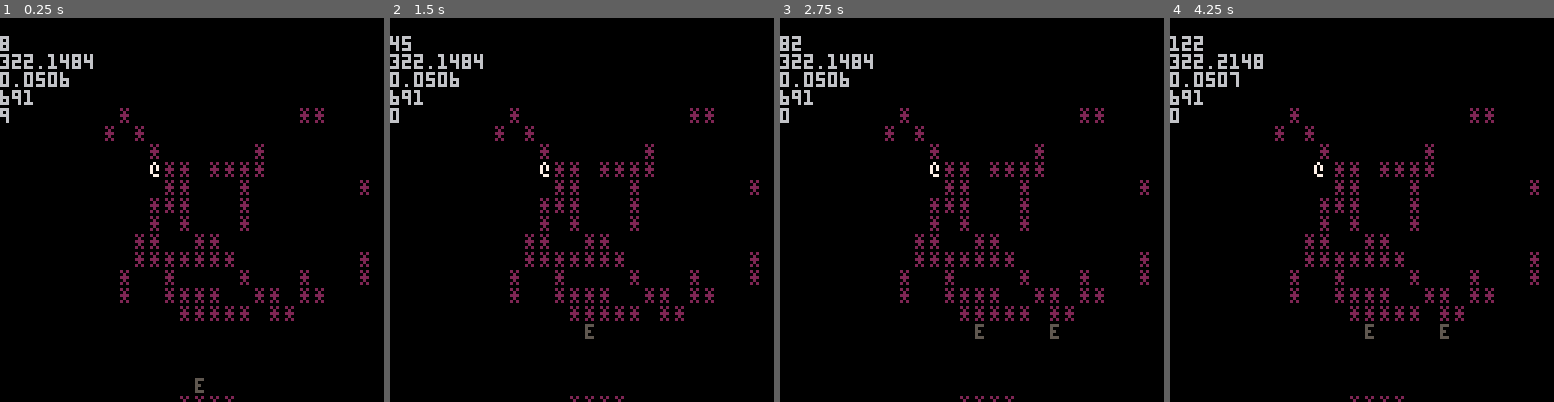
Above: before the commit, frames 1-4 (left to right).
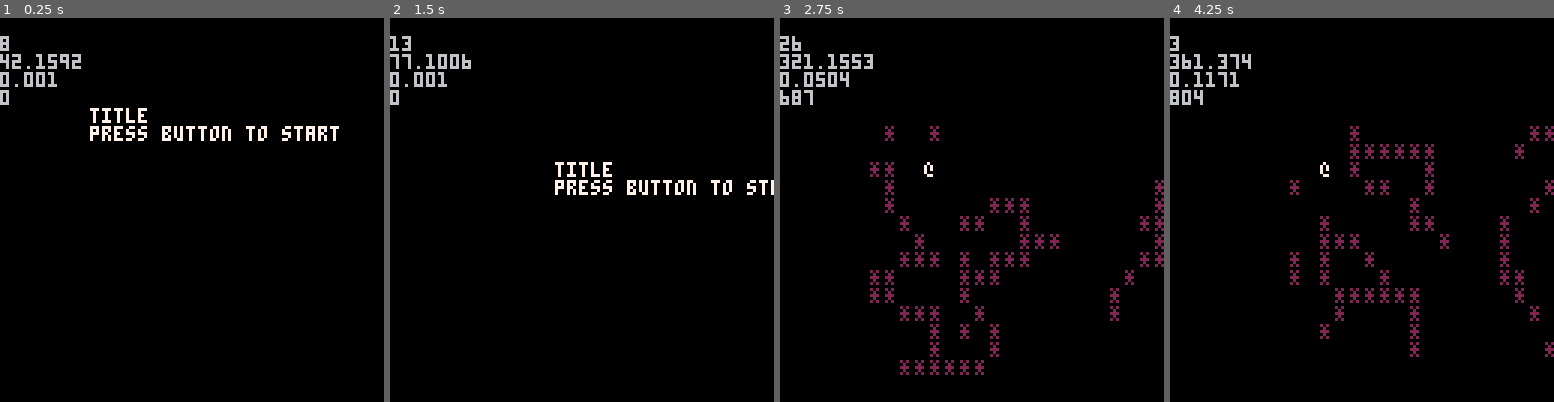
Above: after the commit, the same moments.

Repository: arnodick/castle
Game: PICO-8 cartridge castle.p8
The game is run twice, just before and just after one commit, with the same random seed, the same clock (stepped at 60 frames per second) and the same inputs.
Inputs:
- Up to frame 1 (0.25 s): no input
- Up to frame 2 (1.5 s): tap X (X key) at 0.33, 1.07 s; tap O (Z key) at 0.7 s
- Up to frame 3 (2.75 s): hold Right 1.6-2.1 s; tap O (Z key) at 1.7, 2.1, 2.5 s; tap X (X key) at 1.85 s; hold Up 2.15-2.42 s; hold Right from 2.47 s (still down)
- Up to frame 4 (4.25 s): tap O (Z key) every 0.4 s from 2.9 to 4.1 s; tap X (X key) at 2.97, 4.08 s; release Right at 3.03 s; hold Left 3.08-3.58 s; hold Down 3.63-3.97 s; hold Right from 4.02 s (still down)

The runs differ from the first frame. In frame 1, 5.1% of the frame differs, in the area x 0-97%, y 9-100%; in frame 2, 5.0%; in frame 3, 5.4%, in the area x 0-100%, y 4-100%; in frame 4, 5.3%.

Commit message:
state machine thing?!?

Diff:
--- a/castle.p8
+++ b/castle.p8
@@ -1,6 +1,9 @@
 pico-8 cartridge // http://www.pico-8.com
 version 5
 __lua__
+--cash castle
+--by ashley pringle
+
 debug=true
 debug_l={}
 
@@ -9,7 +12,82 @@
 	debug_l[2]=stat(0)
 	debug_l[3]=stat(1)
 	debug_l[4]=#actors
-	debug_l[5]=#creatures
+end
+
+function state_i(s)
+	timer=0
+	cam[1]=0 cam[2]=0
+	actortypes={}
+	actors={}
+
+	if s==1 then
+		actors_i()
+		level=0
+		sector_s=16
+		sector_a=4
+		room_w=sector_s*sector_a
+		room={}
+		for a=1,room_w do
+			room[a]={}
+			for b=1,room_w do
+				room[a][b]=0
+			end
+		end
+
+		loadmap(sector_a)
+
+		p=makeactor(1,actortypes[1].ch,5,5,actortypes[1].c)
+		for b=1,room_w do
+			for a=1,room_w do
+				local cell=room[a][b]
+				if cell>0 then
+					makeactor(cell,actortypes[cell].ch,a,b,actortypes[cell].c)
+				end
+			end
+		end
+	end
+
+end
+
+function stateupdate(s)
+	if s==0 then
+		if btnp(5) then
+			state=1
+			state_i(state)
+		end
+	end
+	if s==1 then
+		if btnp(5) then
+			state=0
+			state_i(0)
+		end
+		if btnp()>0 then
+			foreach(actors,doactor)
+		end
+		foreach(actors,shake)
+		cam[1]=p.x*cellw-10*cellw cam[2]=p.y*cellh-8*cellh
+		camera(cam[1],cam[2])
+	end
+
+	timer+=1
+	debug_u()
+end
+
+function statedraw(s)
+	cls()
+	if s==0 then
+		print("title\npress button to start",30,30,7)
+	end
+	if s==1 then
+		foreach(actors,drawactor)
+	end
+--		if debug then print(xs,16*cellw+cellw,16*cellh+cellh) end
+--		rect(-2+cellw,-2+cellh,16*cellw+cellw-1,16*cellh+cellh)
+	if debug then
+		for a=1,#debug_l do
+			print(debug_l[a],cam[1],cam[2]+a*6,6)
+		end
+	end
 end
 
 function actors_i()
@@ -45,12 +123,6 @@
 	return a
 end
 
-function makecreature(t,ch,x,y,c)
-	c=makeactor(t,ch,x,y,c)
-	add(creatures,c)
-	return c
-end
-
 function drawactor(a)
 	print(a.ch,a.x*cellw+a.shakex,a.y*cellh+a.shakey,a.c)
 --	print(a.x,a.x*cellw+cellw,a.y*cellh,a.c)
@@ -131,7 +203,6 @@
 				sfx(1)
 				room[t.x][t.y]=0
 				del(actors,t)
-				del(creatures,t)
 			end
 		end
 	end
@@ -147,7 +218,6 @@
 	end
 	if a.hit>0 then
 		a.hit-=1
---		if a.hit==0 then a.shake=0 end
 	else
 		if moveactor(a,d) then
 			for target in all(actors) do
@@ -157,7 +227,7 @@
 	end
 end
 
-function loadmap(rx,ry,mx,my)
+function loadsector(rx,ry,mx,my)
 	for b=1,sector_s do
 		for a=1,sector_s do
 			room[a+rx*sector_s][b+ry*sector_s]=mget(a-1+mx*sector_s,b-1+my*sector_s)
@@ -165,73 +235,28 @@
 	end
 end
 
+function loadmap(s)
+	for b=0,s-1 do
+		for a=0,s-1 do
+			loadsector(a,b,flr(rnd(8)),level)
+		end
+	end
+end
+
 function _init()
-	timer=0
+	state=0
 	cellw=5 cellh=6
-	sector_s=16
-	sector_a=4
-	room_w=sector_s*sector_a
-	level=0
-	cam={} cam[1]=0 cam[2]=0
-	actortypes={}
-	actors={}
-	actors_i()
-	creatures={}
-	room={}
-	for a=1,room_w do
-		room[a]={}
-		for b=1,room_w do
-			room[a][b]=0
-		end
-	end
-
-	for b=0,sector_a-1 do
-		for a=0,sector_a-1 do
-			loadmap(a,b,flr(rnd(8)),level)
-		end
-	end
-	--p=makeactor(1,actortypes[1].ch,5,5,actortypes[1].c)
-	p=makecreature(1,actortypes[1].ch,5,5,actortypes[1].c)
-	for b=1,room_w do
-		for a=1,room_w do
-			local cell=room[a][b]
-			if cell>0 then
-				if cell!=2 then
-					makecreature(cell,actortypes[cell].ch,a,b,actortypes[cell].c)
-				else
-					makeactor(cell,actortypes[cell].ch,a,b,actortypes[cell].c)
-				end
-			end
-		end
-	end
+	cam={}
+
+	state_i(state)
 end
 
 function _draw()
-	cls()
-	foreach(actors,drawactor)
---	rect(-2+cellw,-2+cellh,16*cellw+cellw-1,16*cellh+cellh)
---	print(xs,16*cellw+cellw,16*cellh+cellh)
-	if debug then
-		for a=1,#debug_l do
-			print(debug_l[a],cam[1],cam[2]+a*6,6)
-		end
-	end
+	statedraw(state)
 end
 
 function _update()
-	if btnp(5) then
-		for k,v in pairs(creatures) do
-			creatures[k]=nil
-		end
-	end
-	if btnp()>0 then
-		foreach(actors,doactor)
-	end
-	foreach(actors,shake)
-	cam[1]=p.x*cellw-10*cellw cam[2]=p.y*cellh-8*cellh
-	camera(cam[1],cam[2])
-	timer+=1
-	debug_u()
+	stateupdate(state)
 end
 __gfx__
 00000000000000000000000000000000000000000000000000000000000000000000000000000000000000000000000000000000000000000000000000000000
@@ -366,16 +391,16 @@
 0000000000000000000000000000000000000000000000000000000000000000000000000000000000000000000000000000000000000000000000000000000000000000000000000000000000000000000000000000000000000000000000000000000000000000000000000000000000000000000000000000000000000000
 0000000000000000000000000000000000000000000000000000000000000000000000000000000000000000000000000000000000000000000000000000000000000000000000000000000000000000000000000000000000000000000000000000000000000000000000000000000000000000000000000000000000000000
 __map__
-0000000000000003000000000000000000000000000000000000000000000000000000000000000000000000000000000000000000000000000000000000000000000000000000000000000000000000000000000000000000000000000000000000000000000000000000000000000000000000000000000000000000000000
+0000000000000000000000000000000000000000000000000000000000000000000000000000000000000000000000000000000000000000000000000000000000000000000000000000000000000000000000000000000000000000000000000000000000000000000000000000000000000000000000000000000000000000
 0000000000000202020200000000000000000200000200000000000000000000000000000000000000000000000000000000000000000000000000000000000000000000000002000000000000000000000000000202000000020000000000000000020000000000000000000000020202020000000000000000000000000000
 0000000202000000000002000000000000000000000000000000000000000000000000000000020000000000000000000000000000000000000000000000000000000000000002000000000000000000000002020000000000020000000000000002000200000000000000000000000000000000000000000000000000000000
 0000020000000000000000020000000000020200000000000000000000000000000000000000020202020202000000000000000002020202020202000000000000000000000000020000000000000000000200000000000000000000000000000000000002000000000000020000000000000000000000000202020200000000
 0000000000000000000000000000000000000200000000000000000000000000000000000000020000000002000000000000000000000000020202020000000000000000020000020202020000000000000000000202020202020200000200000000000000020200020202020000000000000000000202020202020200000000
-0000000000000000000000000300000000000200000000000002020200000000000002000000000202000002000000000000000200020000000000020200020000000000020200000202020000000000000000020200000000020000000000000000000000020200000002000000000000000000000002020200000200000200
+0000000000000000000000000000000000000200000000000002020200000000000002000000000202000002000000000000000200020000000000020200020000000000020200000202020000000000000000020200000000020000000000000000000000020200000002000000000000000000000002020200000200000200
 0000000000000000000000000000000000000002000000020200000200000000000000000000000000000200000000000002000000000000000000020202020000000002020000000002000000000200000002000200000000020200020000000000000002020200000002000000000000000000000200000000000200000200
 0000000000000000000000000002000000000000020000000000000202020000000000000200000000000202000000000000000002020200000000020200000000000000020200020202020000000000020000000202020000000202000000000000000002000200000002000000000000000202000000000000000202020000
 0000000000000000000000000002000000000002020200020002020200000000000000000202020000000000020000000000000000000000000000000000000000000002020000020202020000000000020000000000000202020202000000000000000202000002020000000000000000000200000000000000000202020000
-0000020003000000000000000002000000020200000000020202000000000000000002000200000200000000000000000200000000000000020202000000000000000200000000000202000000000000020000000000000202020202000000000000000202020202020200000000000000000202020000000000000202020000
+0000020000000000000000000002000000020200000000020202000000000000000002000200000200000000000000000200000000000000020202000000000000000200000000000202000000000000020000000000000202020202000000000000000202020202020200000000000000000202020000000000000202020000
 0000020000000000000300000002000000020200000000020000000000000000000002000200000002000000000000000002000202020202020200000002000000020000000000000202000000000000020200000000000200000002000000000000020000020000000002000000020000000000020202000000020202000000
 0000000000000000000000000002000000000002020200000200000000000000000000000002020202020200000000000000000002000200020202000202000000020000000000000002000000000000000200000002020202020202000000000000020000020202020000020200020200000000000002000000020200000000
 0000000000000000000000000000000000000000000200020002000000000000000000000002000000000200000000000000000000000000000000000000020200000000000000020000000000000000000002000202000200000000000000000000000000000202020202000202000000000000000002020000000000000000
